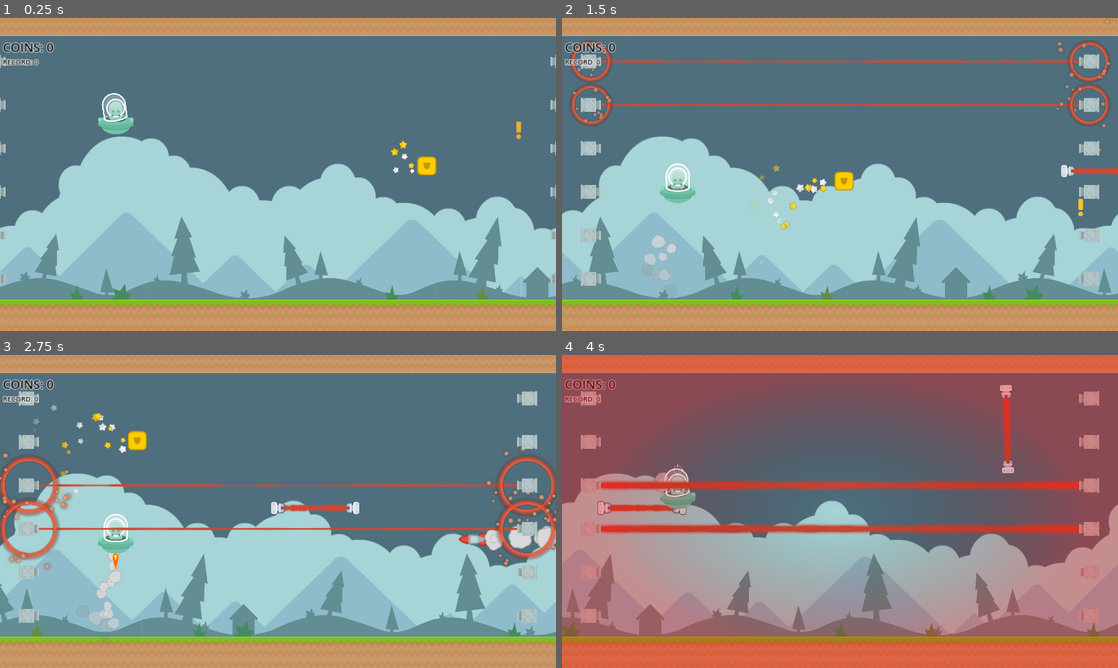
Above: before the commit, frames 1-4 (two rows, left to right).
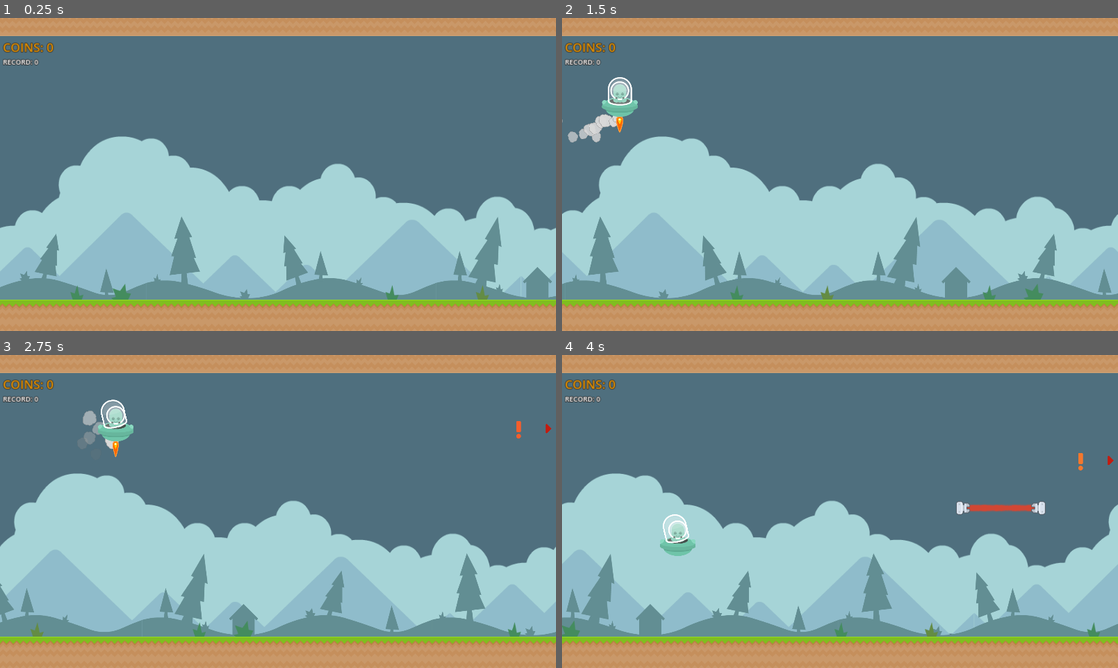
Above: after the commit, the same moments.

Repository: tumatihub/jetpack
Game: Godot game, scene res://levels/game.tscn
The game is run twice, just before and just after one commit, with the same random seed, the same clock (stepped at 60 frames per second) and the same inputs. Before the commit the project starts from res://levels/sandbox.tscn.
Inputs:
- Up to frame 1 (0.25 s): no input
- Up to frame 2 (1.5 s): hold Space (thrust) 0.53-1.28 s
- Up to frame 3 (2.75 s): hold Space (thrust) from 2.03 s (still down)
- Up to frame 4 (4 s): release Space (thrust) at 3.53 s

The runs differ from the first frame. In frame 1, 1.6% of the frame differs, in the area x 0-100%, y 7-86%; in frame 2, 6.8%; in frame 3, 9.3%; in frame 4, 87%, in the area x 0-100%, y 0-100%.

Commit message:
Death loop gameplay

Diff:
--- a/entities/game_manager/game_manager.gd
+++ b/entities/game_manager/game_manager.gd
@@ -3,6 +3,9 @@
 signal speed_raised(speed: float)
 signal scored(current_score: int)
 signal record_updated(record: int)
+signal player_died
+signal game_started
+signal player_finished_entering
 
 @export var _max_speed: float = 1200.0
 @export var _speed_rate: float = 50.0
@@ -17,9 +20,21 @@
 
 func set_player(player: Player) -> void:
 	_player = player
+	_player.died.connect(_on_player_died)
+	_player.finished_entering.connect(_on_player_finished_entering)
+	_player.start_input.connect(_on_player_start_input)
 
 func get_player() -> Player:
 	return _player
+
+func start() -> void:
+	_player.enter_map()
+
+func _on_player_finished_entering() -> void:
+	player_finished_entering.emit()
+
+func _on_player_start_input() -> void:
+	game_started.emit()
 
 func _ready() -> void:
 	var record := _load_record()
@@ -45,7 +60,7 @@
 		record_updated.emit(_current_record)
 	_current_speed = _start_speed
 	_current_score = 0
-	get_tree().reload_current_scene()
+	start()
 
 func _save_record() -> void:
 	var file = FileAccess.open("user://" + _save_file, FileAccess.WRITE)
@@ -78,3 +93,10 @@
 
 func _on_timer_timeout() -> void:
 	_speed_up()
+
+func _on_player_died() -> void:
+	player_died.emit()
+	get_tree().create_timer(5).timeout.connect(_on_death_timeout)
+
+func _on_death_timeout() -> void:
+	reset()
--- a/entities/player/player.gd
+++ b/entities/player/player.gd
@@ -1,5 +1,9 @@
 class_name Player
 extends Node2D
+
+signal died
+signal finished_entering
+signal start_input
 
 const MIN_VELOCITY_TO_ROTATE_DOME = 300
 const MAX_DOME_ROTATION_DEG = -13
@@ -16,6 +20,8 @@
 @export var _flash_scene: PackedScene
 @export var _explosion_sfx: AudioStream
 @export var _item_sfx: AudioStream
+@export var _start_position: Vector2 = Vector2(400, 280)
+@export var _hide_position: Vector2 = Vector2(-400, 280)
 
 var _velocity: float
 var _can_move: bool = true
@@ -24,6 +30,21 @@
 var _bounce_time: float = 0.2
 var _bounce_cooldown: float = 0
 var _shield_active: bool = false
+var _waiting_input: bool = false
+var _entering: bool = false
+
+func enter_map() -> void:
+	_entering = true
+	global_position = _hide_position
+	_velocity = 0
+	_smoke_particles.emitting = true
+	_fire.visible = true
+	var tween = create_tween()
+	tween.tween_property(self, "global_position", _start_position, 2)
+	tween.tween_callback(func():
+		_waiting_input = true
+		finished_entering.emit()
+	)
 
 func take_damage() -> void:
 	if _shield_active:
@@ -43,6 +64,7 @@
 
 func _ready() -> void:
 	GameManager.set_player(self)
+	GameManager.start()
 
 func _process(delta: float) -> void:
 	if _bounce_cooldown > 0:
@@ -51,6 +73,8 @@
 		_is_bouncing = false
 
 func _physics_process(delta: float) -> void:
+	if _entering:
+		return
 	if not _is_dead and not _is_bouncing and Input.is_action_pressed("thrust"):
 		_velocity -= _thrust_force * delta
 		_fire.visible = true
@@ -74,13 +98,22 @@
 func _unhandled_input(_event: InputEvent) -> void:
 	if Input.is_action_just_pressed("ui_cancel"):
 		get_tree().quit()
+	if Input.is_action_just_pressed("thrust"):
+		if _waiting_input:
+			_entering = false
+			_smoke_particles.emitting = false
+			_fire.visible = false
+			_is_dead = false
+			_waiting_input = false
+			_fail_smoke_particles.visible = true
+			start_input.emit()
 
 func _die() -> void:
 	_flash(Color.RED, [global_position], _explosion_sfx)
 	_fail_smoke_particles.restart()
 	_is_dead = true
 	_velocity = 0
-	get_tree().create_timer(3).timeout.connect(_on_death_timeout)
+	died.emit()
 
 func _flash(color: Color = Color.WHITE, positions: Array[Vector2] = [], audio: AudioStream = null) -> void:
 	var flash := _flash_scene.instantiate() as Flash
@@ -99,9 +132,6 @@
 		_velocity -= _bounce_force
 	else:
 		_velocity += _bounce_force * 0.3
-
-func _on_death_timeout() -> void:
-	GameManager.reset()
 
 func _on_area_2d_body_entered(body: Node2D) -> void:
 	if _is_dead:
--- a/entities/player/player.tscn
+++ b/entities/player/player.tscn
@@ -85,14 +85,14 @@
 collision_use_scale = true
 
 [sub_resource type="Curve" id="Curve_hvrir"]
-_data = [Vector2(0, 1), 0.0, 0.0, 0, 0, Vector2(1, 0), -2.29649, 0.0, 0, 0]
+_data = [Vector2(0, 1), 0.0, 0.0, 0, 0, Vector2(0.518018, 0), -2.29649, 0.0, 0, 0]
 point_count = 2
 
 [sub_resource type="CurveTexture" id="CurveTexture_ujmup"]
 curve = SubResource("Curve_hvrir")
 
 [sub_resource type="Gradient" id="Gradient_tf1xl"]
-offsets = PackedFloat32Array(0, 0.642105)
+offsets = PackedFloat32Array(0, 0.252632)
 colors = PackedColorArray(1, 1, 1, 1, 0.23, 0.23, 0.23, 1)
 
 [sub_resource type="GradientTexture1D" id="GradientTexture1D_h7ukc"]
@@ -110,14 +110,13 @@
 scale_max = 0.5
 color_ramp = SubResource("GradientTexture1D_h7ukc")
 alpha_curve = SubResource("CurveTexture_ujmup")
-collision_mode = 1
-collision_friction = 0.0
-collision_bounce = 0.0
-collision_use_scale = true
 
 [node name="Player" type="Node2D" node_paths=PackedStringArray("_shield_sprite", "_fire", "_smoke_particles", "_fail_smoke_particles", "_dome", "_audio_player")]
 z_index = 100
+position = Vector2(400, 280)
 script = ExtResource("1_kx7yn")
+_gravity = 1800
+_thrust_force = 4000.0
 _shield_sprite = NodePath("Shield")
 _fire = NodePath("Fire")
 _smoke_particles = NodePath("EngineSmoke")
@@ -181,10 +180,11 @@
 z_index = -2
 position = Vector2(-44, -21)
 emitting = false
-amount = 15
+amount = 30
 process_material = SubResource("ParticleProcessMaterial_6ux31")
 texture = ExtResource("5_xdgwe")
 lifetime = 0.5
+one_shot = true
 
 [node name="AudioStreamPlayer" type="AudioStreamPlayer" parent="."]
 stream = ExtResource("7_uccy0")
--- a/entities/spawner/spawner.gd
+++ b/entities/spawner/spawner.gd
@@ -33,13 +33,20 @@
 		time = item.time_before_next * GameManager.get_start_speed()/GameManager.get_speed()
 	_timer.start(time)
 
+func _stop() -> void:
+	_timer.stop()
+
+func _start() -> void:
+	_restart_cooldown()
+	spawn()
+
 func _restart_cooldown() -> void:
 	_item_cooldown = randf_range(_item_delay - _item_delay_variation, _item_delay + _item_delay_variation)
 
 func _ready() -> void:
+	GameManager.player_died.connect(_stop)
+	GameManager.game_started.connect(_start)
 	_timer.timeout.connect(_on_timer_timeout)
-	_restart_cooldown()
-	spawn()
 
 func _process(delta: float) -> void:
 	if _item_cooldown > 0:
--- /dev/null
+++ b/levels/game.tscn
@@ -0,0 +1,16 @@
+[gd_scene load_steps=5 format=3 uid="uid://bqw78eklcwjhc"]
+
+[ext_resource type="PackedScene" uid="uid://cy64667b5qhnj" path="res://levels/bg.tscn" id="1_xkp2r"]
+[ext_resource type="PackedScene" uid="uid://yiojagcmj4p1" path="res://entities/player/player.tscn" id="2_xf42w"]
+[ext_resource type="PackedScene" uid="uid://dbyo4de62tgva" path="res://entities/spawner/spawner.tscn" id="3_x3nu5"]
+[ext_resource type="PackedScene" uid="uid://cu3hpkrh12li1" path="res://ui/hud.tscn" id="4_aomm4"]
+
+[node name="Game" type="Node2D"]
+
+[node name="BG" parent="." instance=ExtResource("1_xkp2r")]
+
+[node name="Player" parent="." instance=ExtResource("2_xf42w")]
+
+[node name="Spawner" parent="." instance=ExtResource("3_x3nu5")]
+
+[node name="HUD" parent="." instance=ExtResource("4_aomm4")]
--- a/project.godot
+++ b/project.godot
@@ -12,7 +12,7 @@
 
 config/name="Jetpack Joyride"
 config/tags=PackedStringArray("20_games_challenge")
-run/main_scene="res://levels/sandbox.tscn"
+run/main_scene="res://levels/game.tscn"
 config/features=PackedStringArray("4.3", "Forward Plus")
 config/icon="res://icon.svg"
 
--- a/ui/hud.gd
+++ b/ui/hud.gd
@@ -3,12 +3,15 @@
 
 @export var _score_label: Label
 @export var _record_label: Label
+@export var _start_info_label: Label
 
 func _ready() -> void:
 	_update_score_label(GameManager.get_current_score())
 	_update_record_label(GameManager.get_current_record())
 	GameManager.scored.connect(_on_scored)
 	GameManager.record_updated.connect(_on_record_updated)
+	GameManager.player_finished_entering.connect(_on_player_finished_entering)
+	GameManager.game_started.connect(_on_game_started)
 
 func _on_scored(score: int) -> void:
 	_update_score_label(score)
@@ -21,3 +24,10 @@
 
 func _update_record_label(record: int) -> void:
 	_record_label.text = "record: %s" % record
+
+func _on_player_finished_entering() -> void:
+	_start_info_label.visible = true
+	_update_score_label(0)
+
+func _on_game_started() -> void:
+	_start_info_label.visible = false
--- a/ui/hud.tscn
+++ b/ui/hud.tscn
@@ -1,21 +1,26 @@
-[gd_scene load_steps=4 format=3 uid="uid://cu3hpkrh12li1"]
+[gd_scene load_steps=5 format=3 uid="uid://cu3hpkrh12li1"]
 
 [ext_resource type="Script" path="res://ui/hud.gd" id="1_rao2x"]
 
 [sub_resource type="LabelSettings" id="LabelSettings_g0mf4"]
 font_size = 42
-font_color = Color(0, 0, 0, 1)
+font_color = Color(0.884252, 0.559993, 1.15514e-06, 1)
 outline_size = 8
+outline_color = Color(0.190762, 0.190762, 0.190762, 1)
 
 [sub_resource type="LabelSettings" id="LabelSettings_cfixm"]
 font_size = 24
-font_color = Color(0, 0, 0, 1)
 outline_size = 8
+outline_color = Color(0.190762, 0.190762, 0.190762, 1)
 
-[node name="HUD" type="CanvasLayer" node_paths=PackedStringArray("_score_label", "_record_label")]
+[sub_resource type="LabelSettings" id="LabelSettings_ed7wa"]
+font_size = 36
+
+[node name="HUD" type="CanvasLayer" node_paths=PackedStringArray("_score_label", "_record_label", "_start_info_label")]
 script = ExtResource("1_rao2x")
 _score_label = NodePath("MarginContainer/VBoxContainer/Score")
 _record_label = NodePath("MarginContainer/VBoxContainer/Record")
+_start_info_label = NodePath("MarginContainer/StartInfo")
 
 [node name="MarginContainer" type="MarginContainer" parent="."]
 anchors_preset = 15
@@ -48,3 +53,10 @@
 text = "Record: 9999"
 label_settings = SubResource("LabelSettings_cfixm")
 uppercase = true
+
+[node name="StartInfo" type="Label" parent="MarginContainer"]
+visible = false
+layout_mode = 2
+size_flags_horizontal = 4
+text = "Press UP or SPACE to start"
+label_settings = SubResource("LabelSettings_ed7wa")
